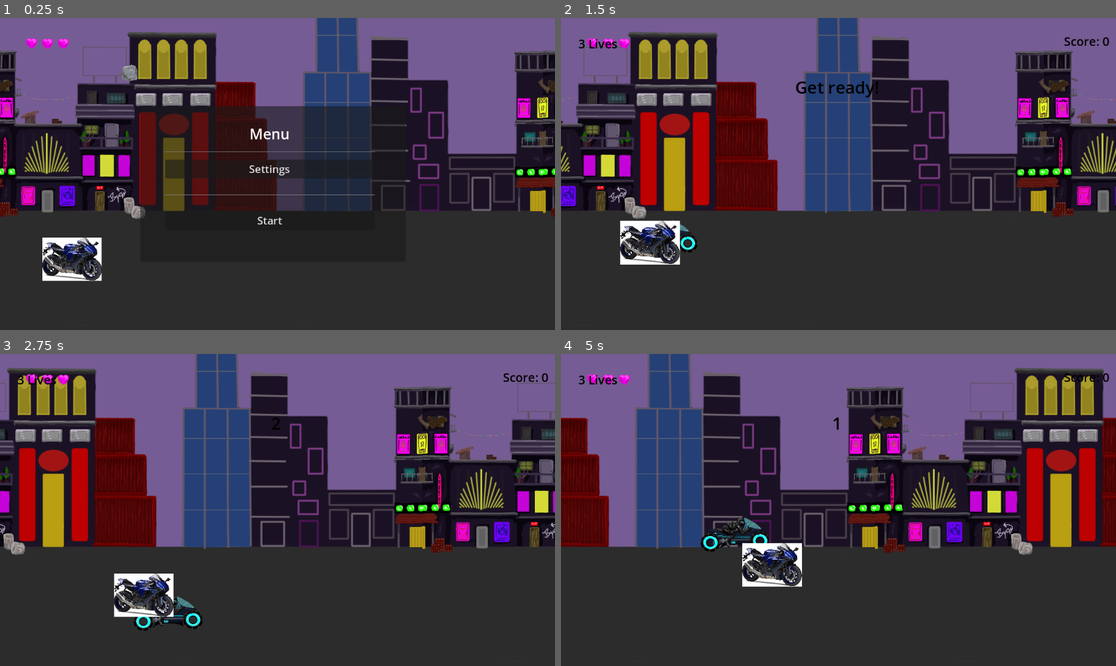
Above: before the commit, frames 1-4 (two rows, left to right).
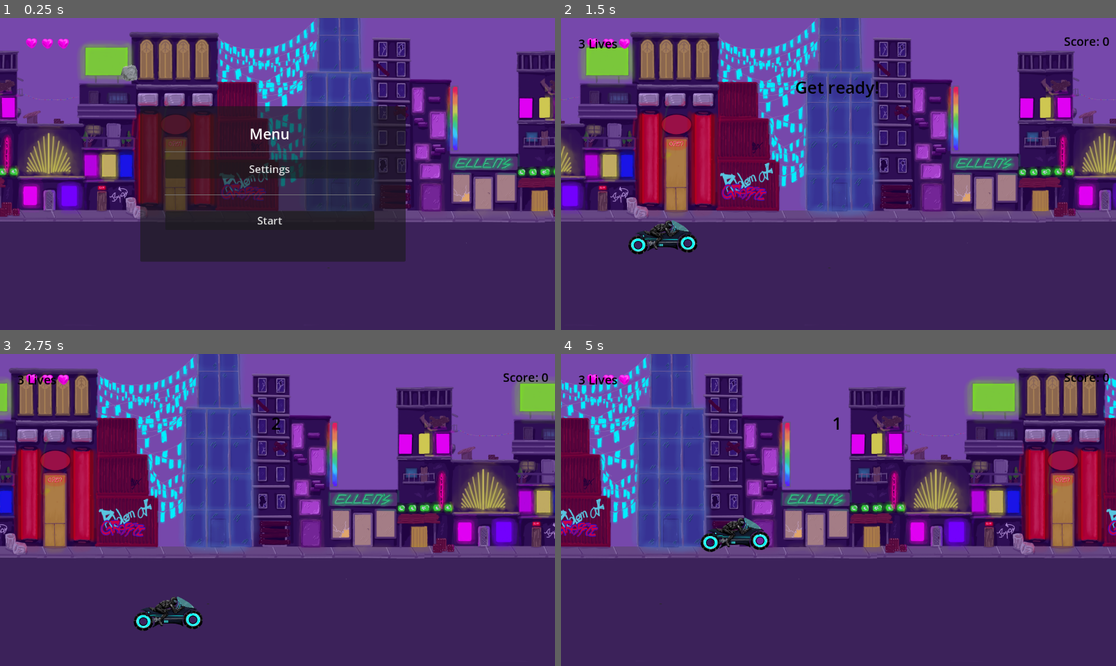
Above: after the commit, the same moments.

Repository: zino212/godot-game-creation
Game: Godot game, scene res://main.tscn
Two runs of this game, one before a commit and one after it. Both use one fixed random seed, a clock stepped at 60 frames per second and the inputs below.
Inputs:
- Up to frame 1 (0.25 s): no input
- Up to frame 2 (1.5 s): click "Start" at 0.5 s; hold Right (move_right) from 1.28 s (still down)
- Up to frame 3 (2.75 s): release Right (move_right) at 2.03 s; hold Down (move_down) from 2.03 s (still down)
- Up to frame 4 (5 s): release Down (move_down) at 2.78 s; hold Right (move_right) 2.78-3.53 s; hold Up (move_up) 3.53-4.28 s; hold Left (move_left) from 4.28 s (still down)

The runs differ from the first frame. In frame 1, 64% of the frame differs, in the area x 0-100%, y 0-100%; in frame 2, 82%; in frame 3, 82%; in frame 4, 82%.

Commit message:
Push so can pull

Diff:
--- a/enemy.gd
+++ b/enemy.gd
@@ -1,12 +1,14 @@
 extends CharacterBody2D
+#
+#var speed = 100
+#var player_position
+#var target_position
+#@onready var player = get_parent().get_node("Player")
 
-var speed = 100
-var player_position
-var target_position
-@onready var player = get_parent().get_node("Player")
-
-func _physics_process(_delta):
-	player_position = player.position
-	velocity = position.direction_to(player_position) * speed
-	if position.distance_to(player_position) > 3:
-		move_and_slide()
+func _ready():
+	hide()
+#func _physics_process(_delta):
+#	player_position = player.position
+#	velocity = position.direction_to(player_position) * speed
+#	if position.distance_to(player_position) > 3:
+#		move_and_slide()
--- a/infinite_scroll_background.tscn
+++ b/infinite_scroll_background.tscn
@@ -1,7 +1,7 @@
 [gd_scene load_steps=3 format=3 uid="uid://1i6oiybm5hxy"]
 
 [ext_resource type="Script" path="res://InfiniteScrollBackground.gd" id="1_xk676"]
-[ext_resource type="Texture2D" uid="uid://dwf0whlnoqrj0" path="res://Project_Backgroundtest2.png" id="2_7mxvi"]
+[ext_resource type="Texture2D" uid="uid://cxjl1nva6gw1l" path="res://Project_BackgroundFinalv1.png" id="2_6e12b"]
 
 [node name="InfiniteScrollBackground" type="ParallaxBackground"]
 script = ExtResource("1_xk676")
@@ -11,5 +11,6 @@
 
 [node name="Sprite2D" type="Sprite2D" parent="ParallaxLayer"]
 texture_repeat = 2
-texture = ExtResource("2_7mxvi")
+position = Vector2(4, 0)
+texture = ExtResource("2_6e12b")
 centered = false
Binary file added: Project_BackgroundFinalv1.png
Not shown, changed: Project_BackgroundFinalv1.png.import
Binary file removed: Project_Backgroundtest.png
Binary file removed: Project_Backgroundtest2.png
Binary file added: Project_Backgroundtest4.png
Not shown, changed: Project_Backgroundtest4.png.import
